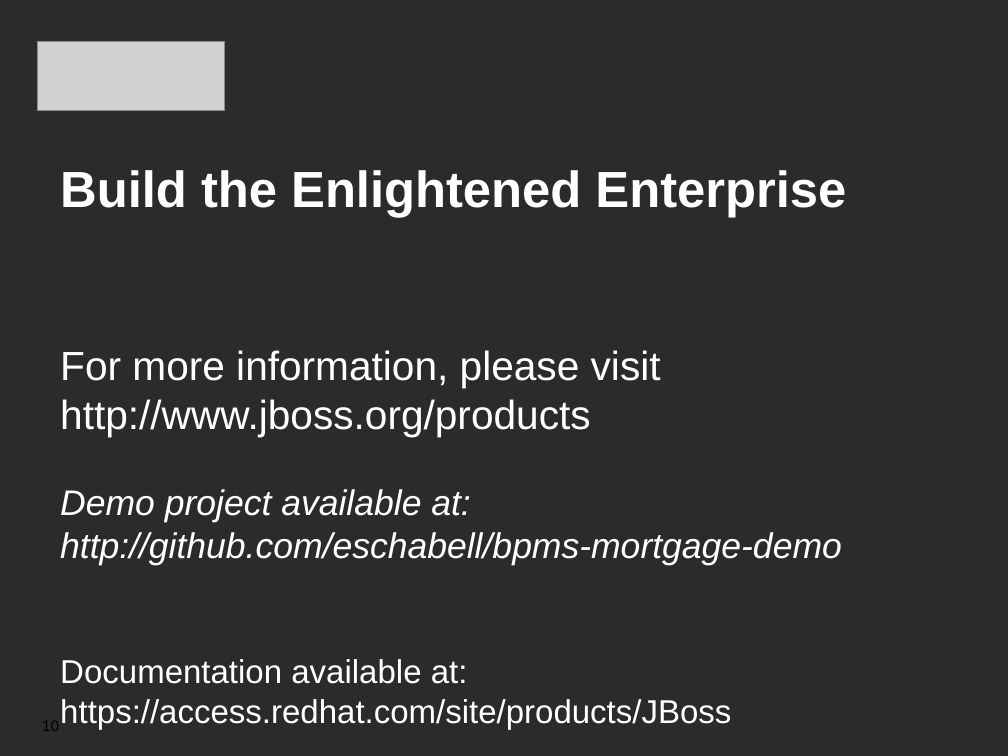
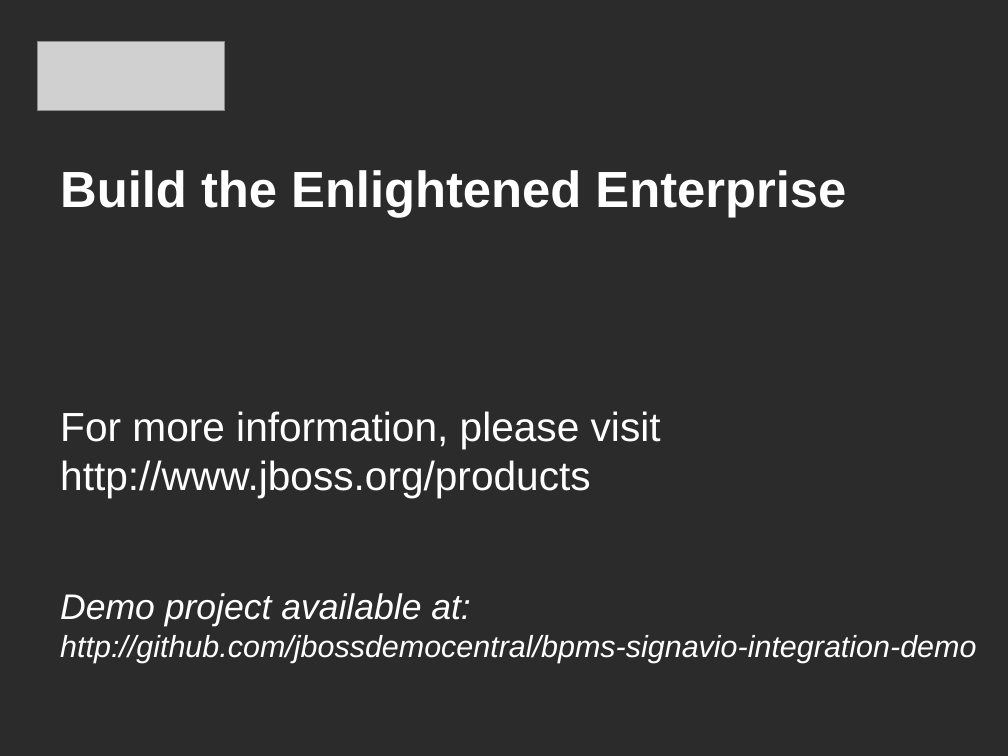
Before and after one commit to jbossdemocentral/bpms-signavio-integration-demo, a slide deck: slide 14 of docs/Demo Overview.odp (slide 10 before the commit). Drawn at 1008x756 pixels with LibreOffice and Linux fonts; fonts in the diff are those of the drawing; grey boxes stand for pictures; background and template pictures are left out; a plain dark background stands for a picture behind light text. Boxes give left, top, right and bottom in pixels: in the first picture for what was removed or moved away, otherwise in the second. Text is boxed around its words. In the diff, an @@ line names an element or a change of style, - is before the commit and + after.

```diff
--- a/docs/Demo Overview.odp
+++ b/docs/Demo Overview.odp
@@ text at box(60, 635, 976, 662): text changed; size 26 to 24 pt; italic on @@
-http://github.com/eschabell/bpms-mortgage-demo
-Documentation available at:
-https://access.redhat.com/site/products/JBoss
+http://github.com/jbossdemocentral/bpms-signavio-integration-demo
@@ page number removed at box(42, 721, 59, 731) @@
-10
```
Also in this commit, not shown: 4 other slides changed, 5 slides added, 1 slide removed, 5 other files.
